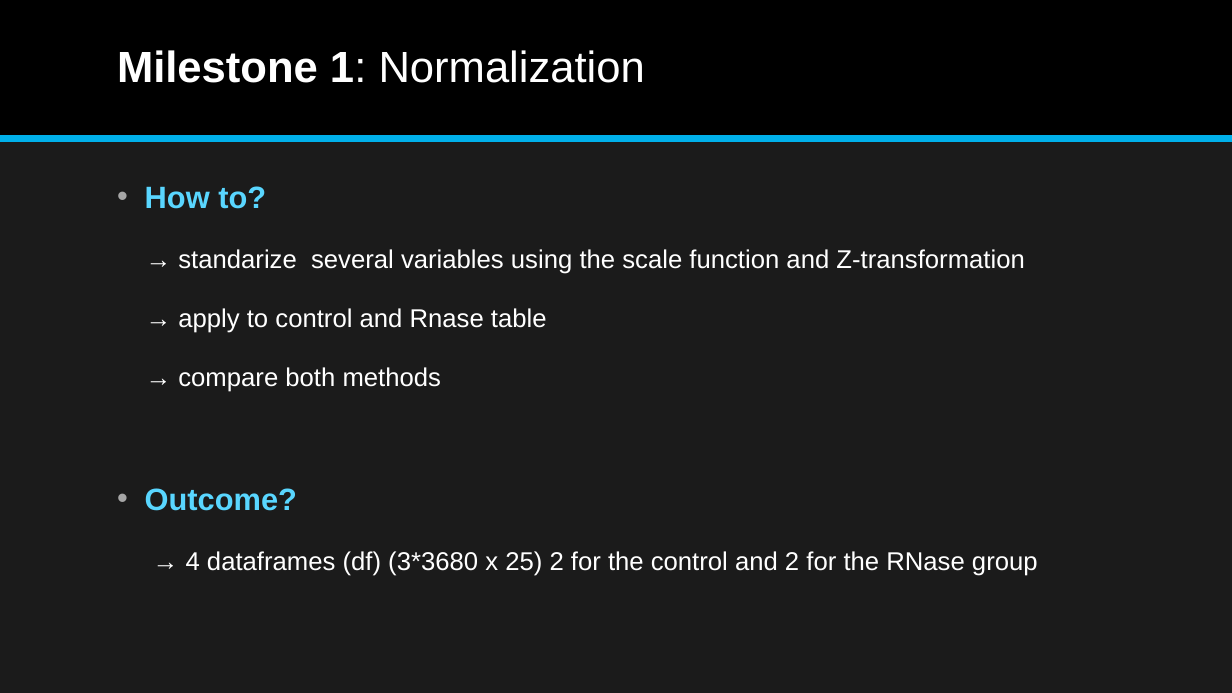
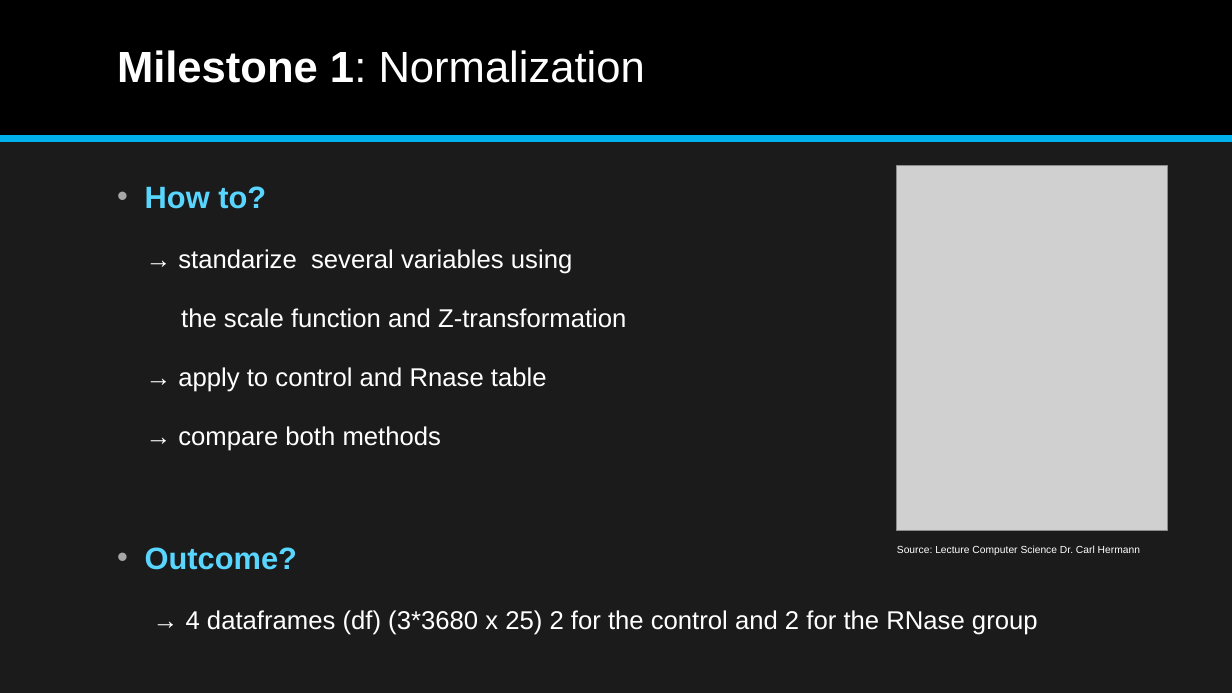
Before and after one commit to datascience-mobi-2022/2022-topic-03-team-04, a slide deck: slide 7 of DatenAnalyseSS22_final.pptx. Drawn at 1232x693 pixels with LibreOffice and Linux fonts; fonts in the diff are those of the drawing; grey boxes stand for pictures. Boxes give left, top, right and bottom in pixels: in the first picture for what was removed or moved away, otherwise in the second. Text is boxed around its words. In the diff, an @@ line names an element or a change of style, - is before the commit and + after.

```diff
--- a/DatenAnalyseSS22_final.pptx
+++ b/DatenAnalyseSS22_final.pptx
@@ picture added at [897, 165, 1168, 530] @@
@@ text at [178, 249, 626, 328]: text changed @@
-→ standarize several variables using the scale function and Z-transformation
+→ standarize several variables using
+the scale function and Z-transformation
@@ text added at [897, 545, 1140, 555], 8 pt, text #FFFFFF @@
+Source: Lecture Computer Science Dr. Carl Hermann
```
Also in this commit, not shown: 5 other slides changed.
